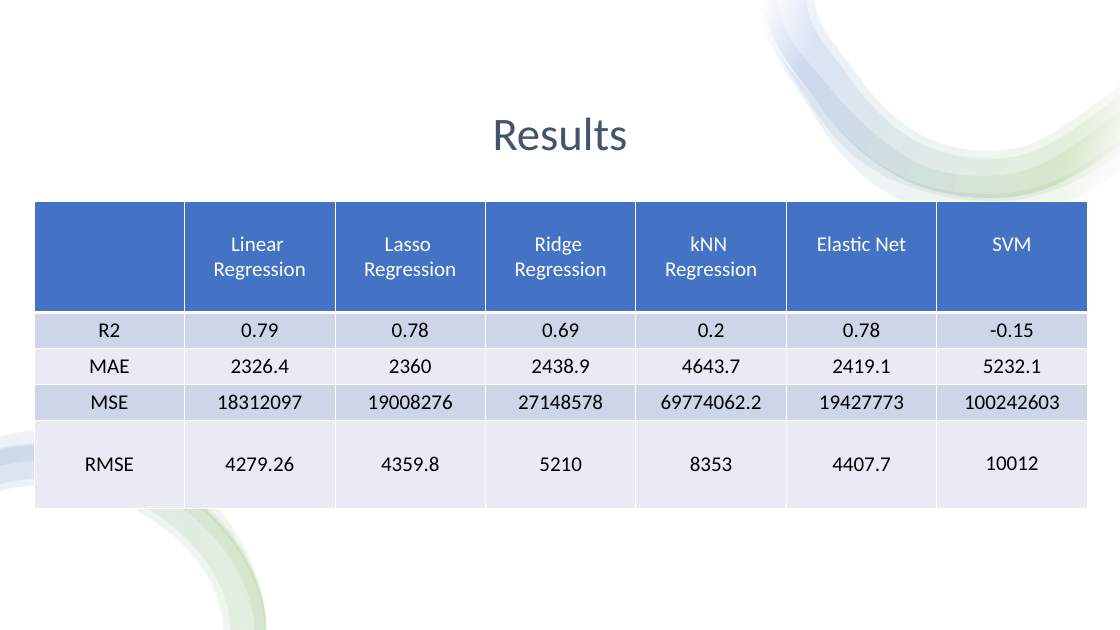
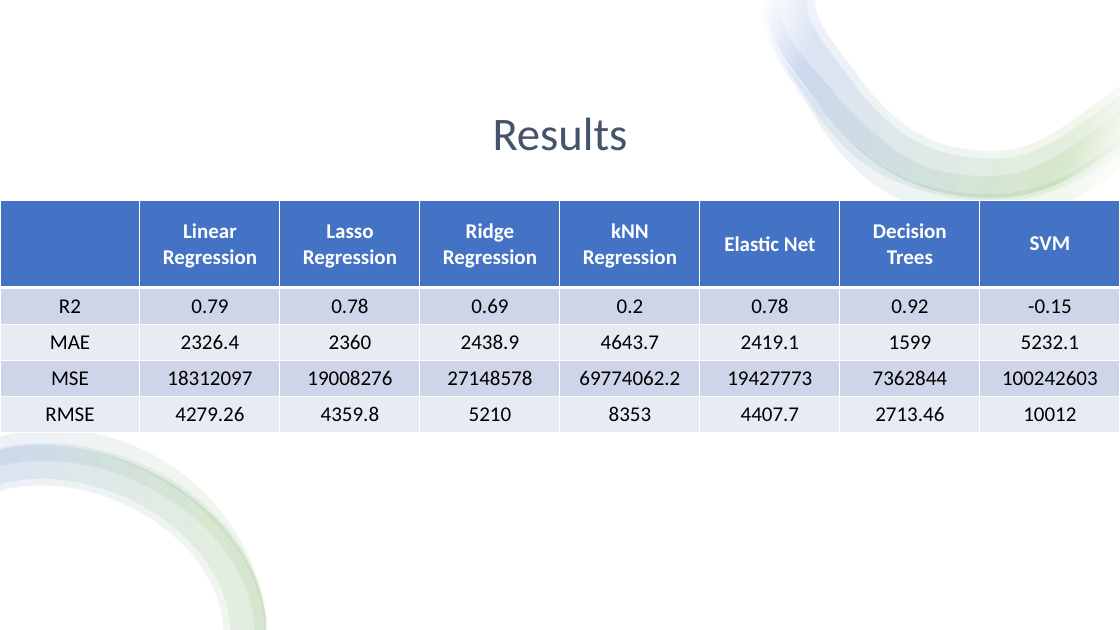
Before and after one commit to vGkatsis/ML_covid-19_Mortality_Predictor, a slide deck: slide 7 of presentation/Presentation.pptx. Drawn at 1120x630 pixels with LibreOffice and Linux fonts; fonts in the diff are those of the drawing. Boxes give left, top, right and bottom in pixels: in the first picture for what was removed or moved away, otherwise in the second. Text is boxed around its words. In the diff, an @@ line names an element or a change of style, - is before the commit and + after.

Commit message:
Updated presentation

```diff
--- a/presentation/Presentation.pptx
+++ b/presentation/Presentation.pptx
@@ table at <box>0,201,1120,430</box> @@
-column 3, row 1: Lasso / Regression
+column 3, row 1: Lasso Regression
+column 7: Decision / Trees | 0.92 | 1599 | 7362844 | 2713.46
@@ table: place and size @@
-table at <box>34,202,1087,504</box>
+table at <box>0,201,1120,430</box>
```
Also in this commit, not shown: 1 other slide changed, 1 other file.
